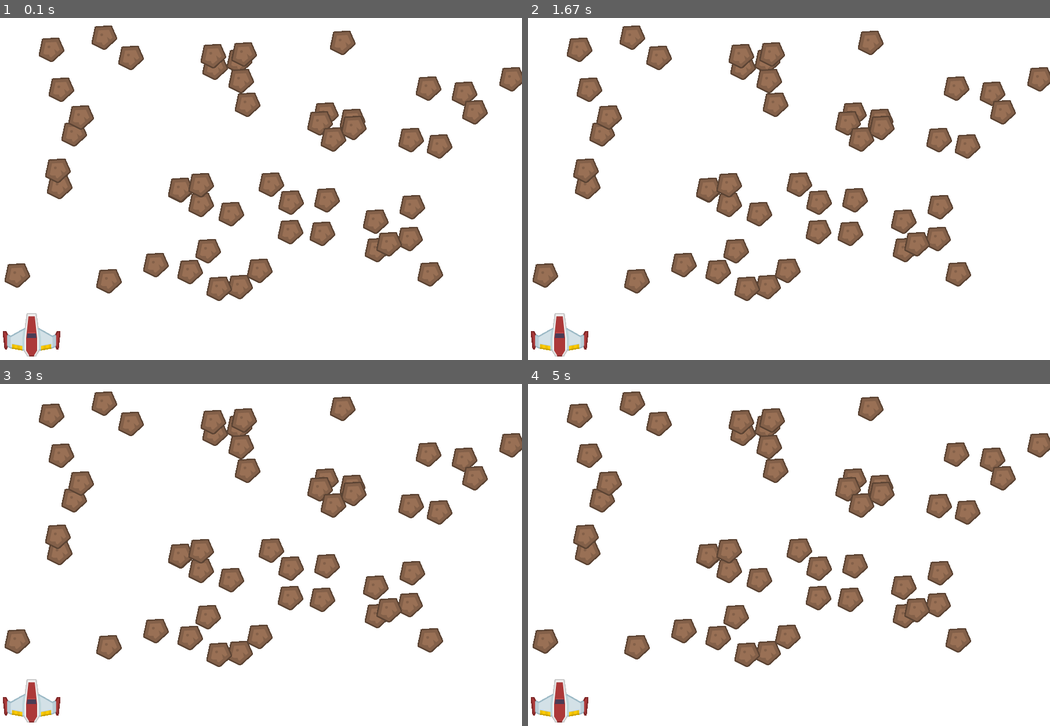
Above: before the commit, frames 1-4 (two rows, left to right).
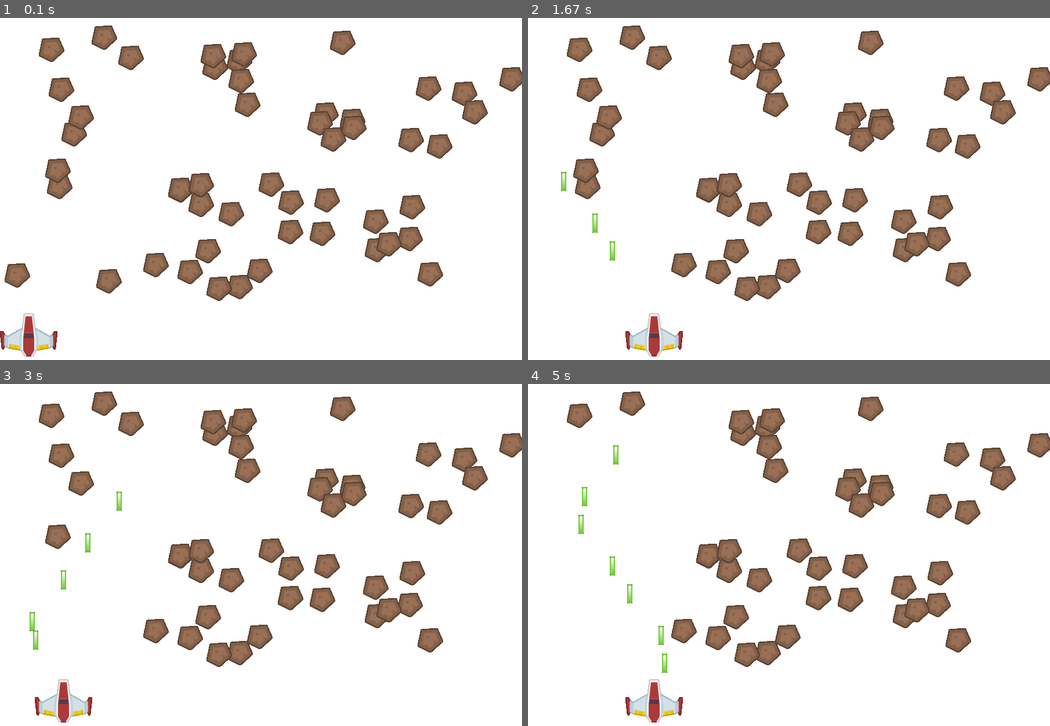
Above: after the commit, the same moments.

Repository: pyespdev/pokemon_py
Game: pygame game, started from Demos_Pygame/Shooter.py
The game is run twice, just before and just after one commit, with the same random seed, the same clock (stepped at 60 frames per second) and the same inputs.
Inputs:
- Up to frame 1 (0.1 s): no input
- Up to frame 2 (1.67 s): tap Space at 0.33, 0.73, 1.03, 1.23, 1.53 s; hold Right 0.67-1.13 s; hold Right 1.17-1.63 s
- Up to frame 3 (3 s): hold Left 1.67-2.2 s; tap Space at 1.73, 2.03, 2.3, 2.6, 2.73 s; hold Left 2.23-2.63 s; hold Right from 2.67 s (still down)
- Up to frame 4 (5 s): tap Space at 3.03, 3.4, 3.7, 3.9, 4.2, 4.4, 4.7, 4.9 s; release Right at 3.3 s; hold Left 3.33-3.8 s; hold Right 3.83-4.3 s; hold Right 4.33-4.8 s; hold Left from 4.83 s (still down)

The runs differ from the first frame. In frame 1, 0.5% of the frame differs, in the area x 0-12%, y 86-99%; in frame 2, 2.0%; in frame 3, 2.3%; in frame 4, 3.7%, in the area x 0-30%, y 8-99%.

Commit message:
Shooter Teclado y Sonido Pygame

Diff:
--- a/Demos_Pygame/Shooter.py
+++ b/Demos_Pygame/Shooter.py
@@ -5,7 +5,6 @@
 class Meteor(pygame.sprite.Sprite):
 	def __init__(self):
 		super().__init__()
-		#self.image = pygame.image.load("c:\Users\Carlos\StudioProjects\pyespdev\pokemon_py\Demos_Pygame\images\meteor.png").convert()
 		self.image = pygame.image.load("Demos_Pygame/images/meteor.png").convert()
 		self.image.set_colorkey(BLACK)
 		self.rect = self.image.get_rect()
@@ -16,10 +15,14 @@
 		self.image = pygame.image.load("Demos_Pygame/images/player.png").convert()
 		self.image.set_colorkey(BLACK)
 		self.rect = self.image.get_rect()
+		self.speed_x = 0
+		self.speed_y = 0
+
+	def changespeed(self, x):
+		self.speed_x += x
 
 	def update(self):
-		mouse_pos = pygame.mouse.get_pos()
-		player.rect.x = mouse_pos[0]
+		self.rect.x += self.speed_x
 		player.rect.y = 510
 
 class Laser(pygame.sprite.Sprite):
@@ -56,19 +59,32 @@
 player = Player()
 all_sprite_list.add(player)
 
+sound = pygame.mixer.Sound("Demos_Pygame/sounds/laser.ogg")
+
 while not done:
 	for event in pygame.event.get():
 		if event.type == pygame.QUIT:
 			done = True
 
-		if event.type == pygame.MOUSEBUTTONDOWN:
-			laser = Laser()
-			laser.rect.x = player.rect.x + 45
-			laser.rect.y = player.rect.y - 20
+		if event.type == pygame.KEYDOWN:
+			if event.key == pygame.K_LEFT:
+				player.changespeed(-3)
+			if event.key == pygame.K_RIGHT:
+				player.changespeed(3)
+			if event.key == pygame.K_SPACE:
+				laser = Laser()
+				laser.rect.x = player.rect.x + 45
+				laser.rect.y = player.rect.y - 20
 
-			laser_list.add(laser)
-			all_sprite_list.add(laser)
+				laser_list.add(laser)
+				all_sprite_list.add(laser)
+				sound.play()
 
+		if event.type == pygame.KEYUP:
+			if event.key == pygame.K_LEFT:
+				player.changespeed(3)
+			if event.key == pygame.K_RIGHT:
+				player.changespeed(-3)
 
 	all_sprite_list.update()
 
@@ -94,6 +110,6 @@
 pygame.quit()
 
 """
-Curso de pygame 2020: Disparando con el mouse
-https://www.youtube.com/watch?v=s5npAv2mc7E&list=PLuB3bC9rWQAu6cGeRo_I6QV8cz1_2V6uM&index=13
+Curso de pygame 2020: Clase Juego
+https://www.youtube.com/watch?v=fRvhfyGyB4Y&list=PLuB3bC9rWQAu6cGeRo_I6QV8cz1_2V6uM&index=16
 """
Not shown, added: Demos_Pygame/sounds/laser.ogg
